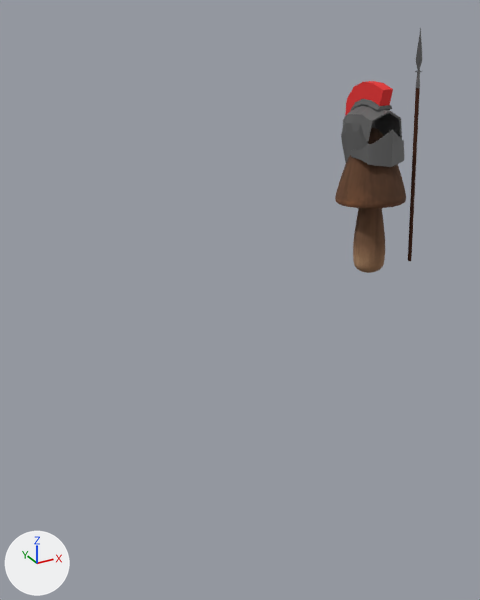
A saved change to the FBX model Assets/Models/Schroom_Warrio_Smoll_Anime.fbx.
Camera for both pictures: a camera (50 mm lens) standing at (-4.49, -5.1, 5.26) and looking at (-1.61, 0.14, 2.64). Every picture has the same lights, and +X, +Y and +Z are marked at lower left. Where no turn or scale is listed for an object, it has been applied to the vertices.

Objects in the first picture: 'Warrior.002'.
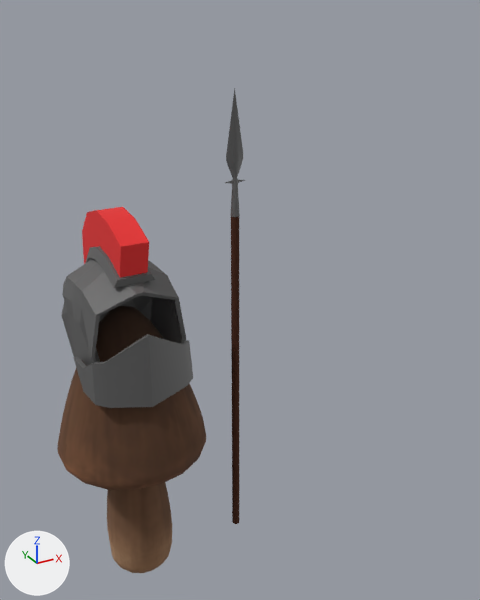
What changed in the scene script:
```text
Change me_cylinder_027:
    where me_cylinder_027.from_pydata(...)  # 862 vertices, 819 faces; spans x -0.68..1.21, y -0.69..0.7, z 0.0..4.65
    used by ob_warrior_002; location = (0.0, 0.17, 2.63); rotation_euler = (-0.0814, 0.0, 0.0), in degrees (-4.7, 0, 0); scale = (0.529, 0.529, 0.529)
    me_cylinder_027 part 1: the loose piece of 139 vertices spanning x 1.0..1.21, y -0.04..0.04, z 3.55..4.65 is deleted
    me_cylinder_027 part 2: the loose piece of 32 vertices spanning x 1.06..1.14, y -0.04..0.04, z 0.04..3.55 is deleted
    remove me_cylinder_027.materials.append(mat_material_017)  # brown #44200b
Add me_cylinder_037:
    me_cylinder_037.from_pydata(...)  # 177 vertices, 157 faces; spans x -1.52..0.11, y -0.08..0.3, z -1.3..3.31
    # faces by material slot: [17, 140]
    me_cylinder_037.materials.append(mat_material_017)  # brown #44200b
    me_cylinder_037.materials.append(mat_material_011)  # dark grey #5f5f5f
Change ob_warrior_002:
    ob_warrior_002.rotation_euler: (-0.0814, 0.0, 0.0) -> (0.0, 0.0, 0.0)  # degrees (-4.7, 0, 0) -> degrees (0, 0, 0)
    ob_warrior_002.scale: (0.529, 0.529, 0.529) -> (1.0, 1.0, 1.0)
    ob_warrior_002.location: (0.0, 0.17, 2.63) -> (-2.85, 0.0, 0.0)
Add ob_warrior_007:
    ob_warrior_007 = bpy.data.objects.new('Warrior.007', me_cylinder_037)
    ob_warrior_007.location = (-1.75, -0.04, 1.34)
```

Changed parts and their boxes [x1, y1, x2, y2] in the pictures (480 x 600 px):
'Warrior.002', reshaped, moved, turned, rescaled
    before: [335, 28, 422, 273]
    after: [57, 207, 206, 573]
'Warrior.007', added
    after: [225, 88, 245, 524]
    faces in mat_material_017 (brown #44200b): [231, 216, 239, 524]
    faces in mat_material_011 (dark grey #5f5f5f): [225, 88, 245, 217]
part 1 of me_cylinder_027, deleted
    before: [415, 28, 422, 88]
part 2 of me_cylinder_027, deleted (brown)
    before: [408, 88, 420, 261]
